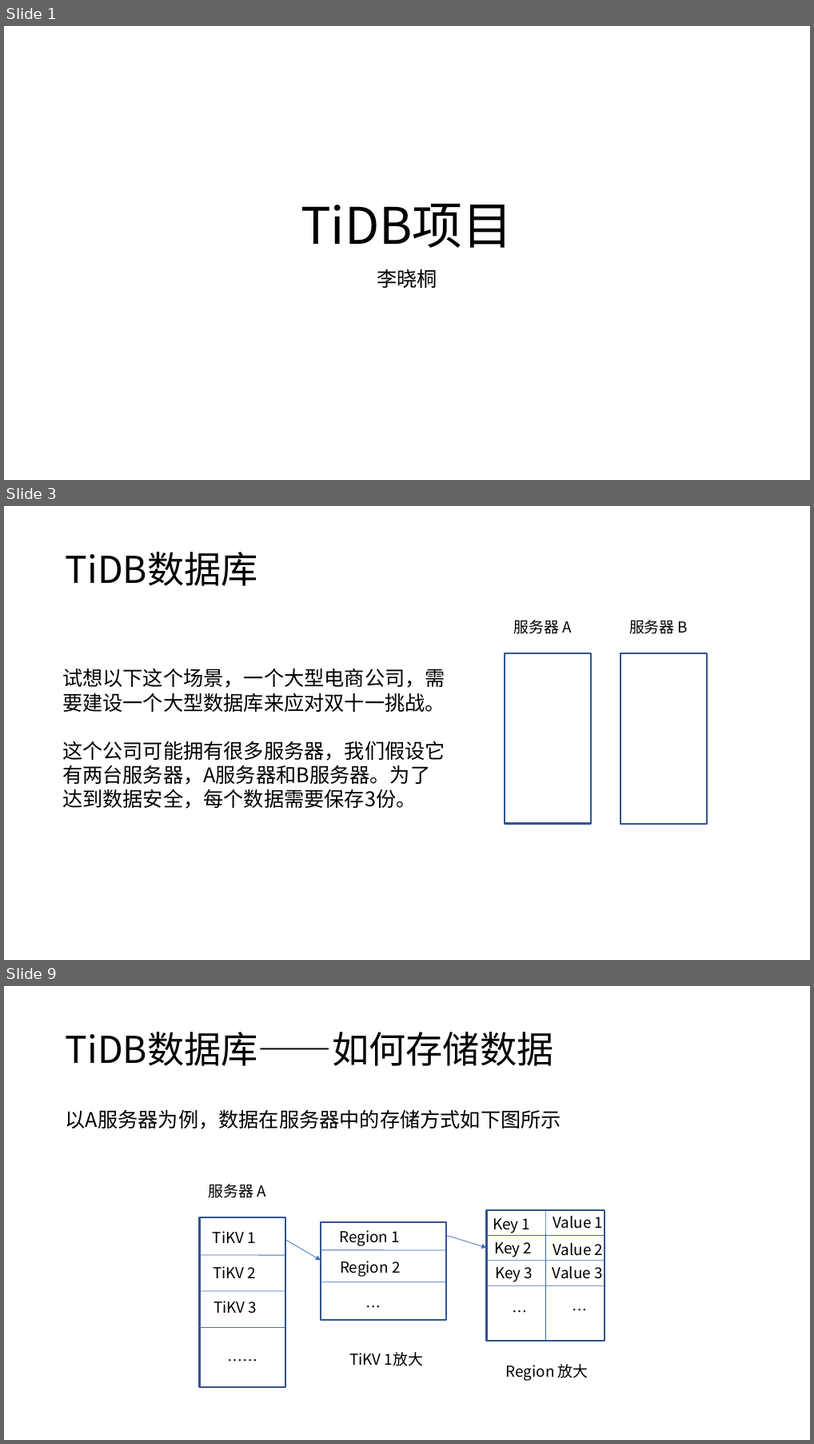
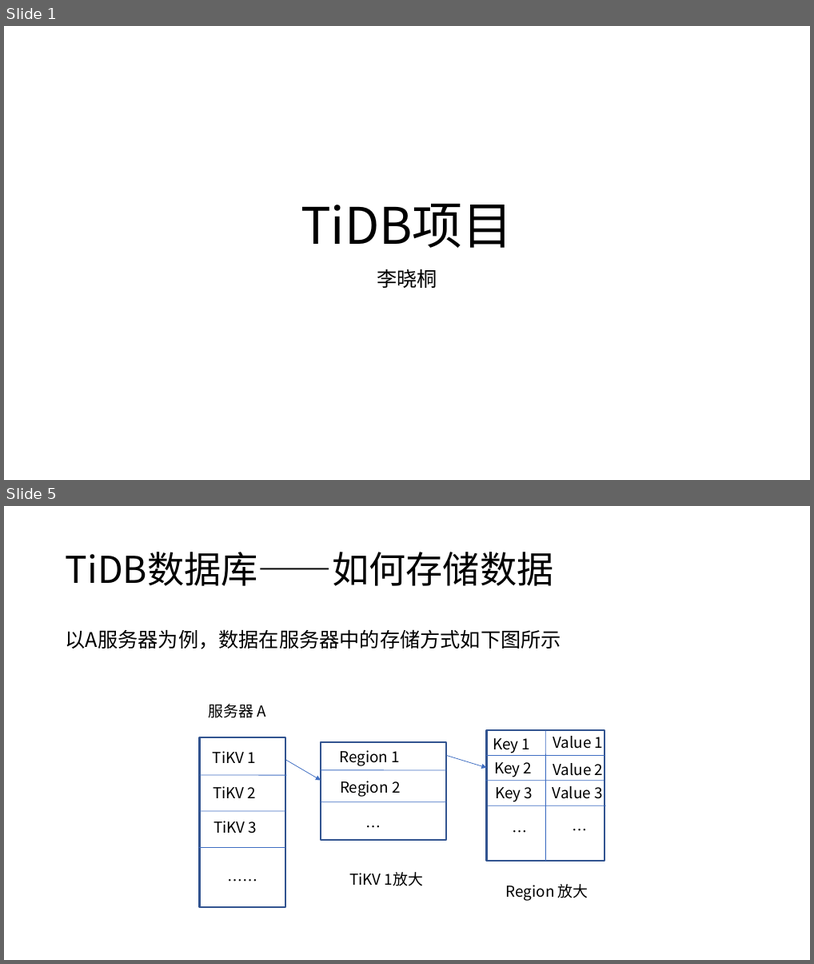
Before and after one commit to Doris404/Study-paper-channel, a slide deck: Chai' project/study material/notes/TiDB项目.pptx. Shown one above the other, each under a label of ours: slides 1, 3 and 9 before the commit, slides 1 and 5 after it; the slides between them are not shown. The pictures are 814x1444 and 814x964 pixels, drawn with LibreOffice and Linux fonts; fonts in the diff are those of the drawing. Boxes give left, top, right and bottom in pixels: in the first picture for what was removed or moved away, otherwise in the second. Text is boxed around its words. In the diff, an @@ line names an element or a change of style, - is before the commit and + after.

```diff
--- a/Chai' project/study material/notes/TiDB项目.pptx
+++ b/Chai' project/study material/notes/TiDB项目.pptx
@@ slide 3 removed at (x1=4, y1=506, x2=810, y2=960), background #FFFFFF @@
@@ text removed at (x1=66, y1=552, x2=258, y2=586) @@
-TiDB数据库
@@ text removed at (x1=514, y1=620, x2=571, y2=634) @@
-服务器 A
@@ text removed at (x1=630, y1=620, x2=688, y2=634) @@
-服务器 B
@@ text removed at (x1=62, y1=668, x2=446, y2=808) @@
-试想以下这个场景，一个大型电商公司，需要建设一个大型数据库来应对双十一挑战。
-这个公司可能拥有很多服务器，我们假设它有两台服务器，A服务器和B服务器。为了达到数据安全，每个数据需要保存3份。
@@ rectangle removed at (x1=505, y1=653, x2=591, y2=823) @@
@@ rectangle removed at (x1=621, y1=654, x2=707, y2=824) @@
@@ what was slide 9 is now slide 5 @@
```
Also in this commit, not shown: 4 slides changed, 5 slides added, 3 other slides removed, 12 other files.
